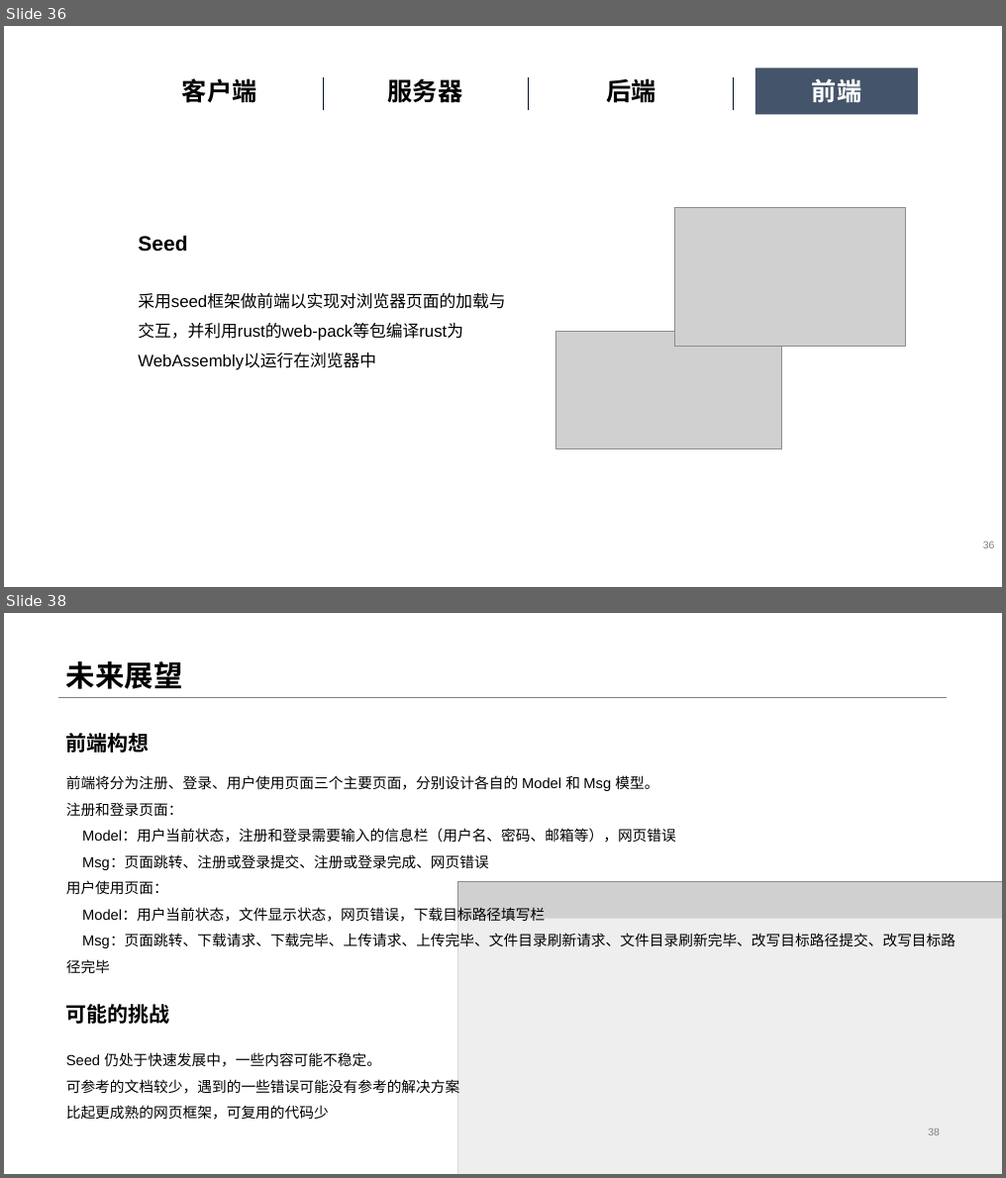
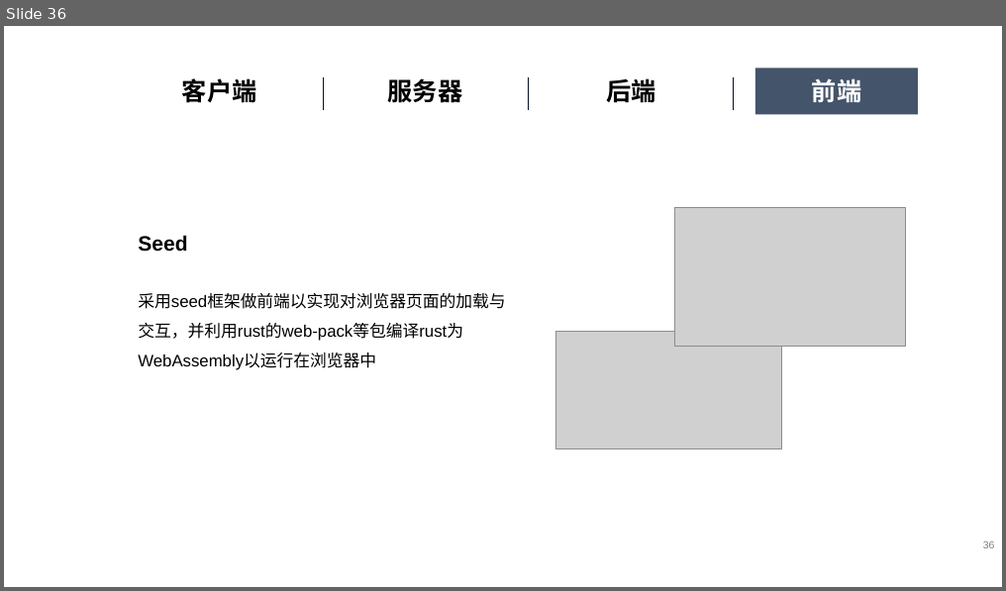
Before and after one commit to OSH-2020/x-gkd, a slide deck: docs/final_report.pptx. Shown one above the other, each under a label of ours: slides 36 and 38 before the commit, slide 36 after it; the slides between them are not shown. The pictures are 1006x1178 and 1006x591 pixels, drawn with LibreOffice and Linux fonts; fonts in the diff are those of the drawing; grey boxes stand for pictures. Boxes give left, top, right and bottom in pixels: in the first picture for what was removed or moved away, otherwise in the second. Text is boxed around its words. In the diff, an @@ line names an element or a change of style, - is before the commit and + after.

Commit message:
ppt fixed

```diff
--- a/docs/final_report.pptx
+++ b/docs/final_report.pptx
@@ slide 38 removed at (4, 613, 1002, 1174), background #FFFFFF @@
@@ title removed at (66, 662, 182, 689) @@
-未来展望
@@ line removed from (58, 697) to (947, 697) @@
@@ text removed at (66, 730, 150, 756) @@
-前端构想
@@ text removed at (66, 775, 955, 973) @@
-前端将分为注册、登录、用户使用页面三个主要页面，分别设计各自的 Model 和 Msg 模型。
-注册和登录页面：
-Model：用户当前状态，注册和登录需要输入的信息栏（用户名、密码、邮箱等），网页错误
-Msg：页面跳转、注册或登录提交、注册或登录完成、网页错误
-用户使用页面：
-Model：用户当前状态，文件显示状态，网页错误，下载目标路径填写栏
-Msg：页面跳转、下载请求、下载完毕、上传请求、上传完毕、文件目录刷新请求、文件目录刷新完毕、改写目标路径提交、改写目标路径完毕
@@ picture removed at (458, 881, 1002, 1174) @@
@@ rectangle removed at (450, 919, 1002, 1174) @@
@@ text removed at (66, 1004, 170, 1024) @@
-可能的挑战
@@ text removed at (66, 1053, 460, 1120) @@
-Seed 仍处于快速发展中，一些内容可能不稳定。
-可参考的文档较少，遇到的一些错误可能没有参考的解决方案
-比起更成熟的网页框架，可复用的代码少
@@ page number removed at (928, 1129, 940, 1136) @@
-38
```
Also in this commit, not shown: 1 other slide removed.
